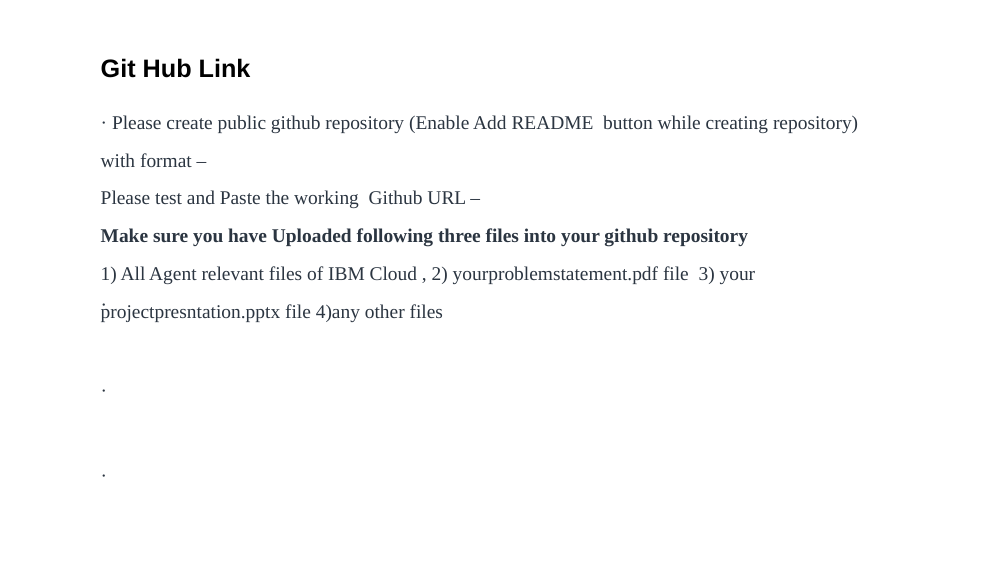
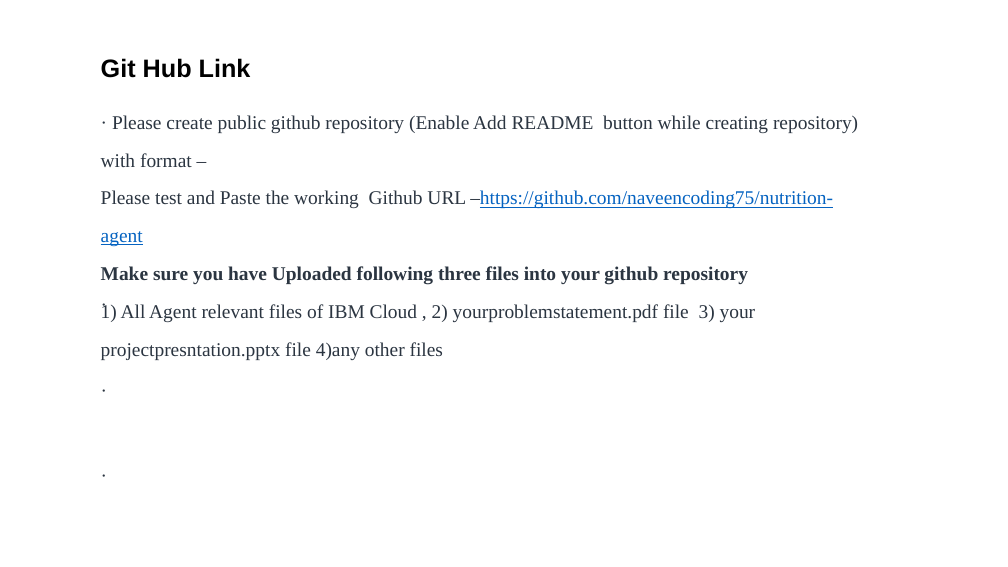
Before and after one commit to naveencoding75/nutrition-agent, a slide deck: slide 16 of Project_Presentation.pptx. Drawn at 1008x567 pixels with LibreOffice and Linux fonts; fonts in the diff are those of the drawing. Boxes give left, top, right and bottom in pixels: in the first picture for what was removed or moved away, otherwise in the second. Text is boxed around its words. In the diff, an @@ line names an element or a change of style, - is before the commit and + after.

Commit message:
Adding updated ppt and readme.md file too

```diff
--- a/Project_Presentation.pptx
+++ b/Project_Presentation.pptx
@@ text at (101,190,833,246): text changed; text colour #2B3541 to #0563C1 @@
-Please test and Paste the working Github URL –
+Please test and Paste the working Github URL –https://github.com/naveencoding75/nutrition-agent
```
Also in this commit, not shown: 1 other file.
